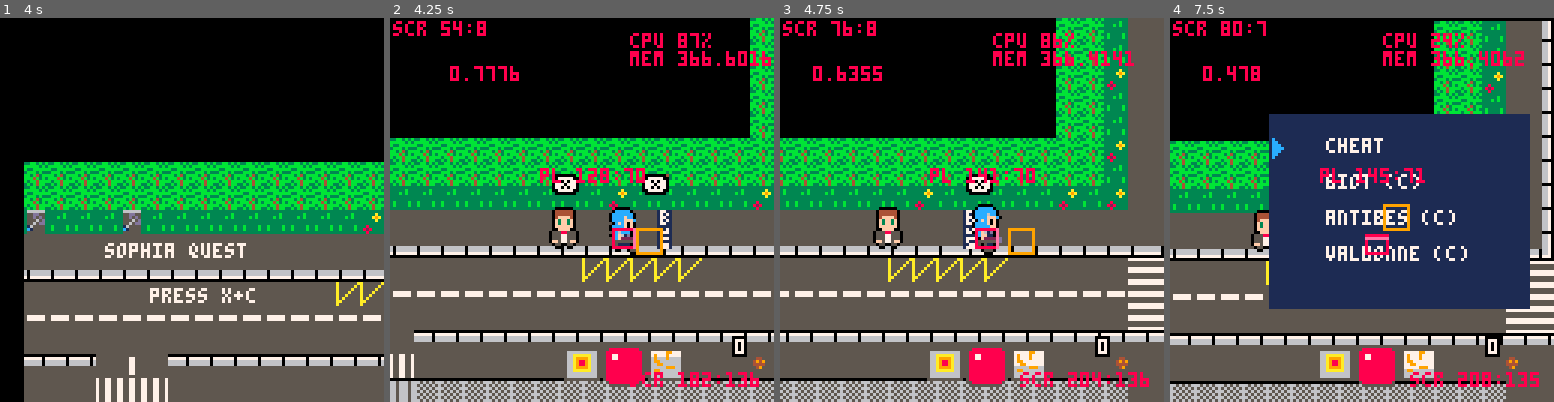
Above: before the commit, frames 1-4 (left to right).
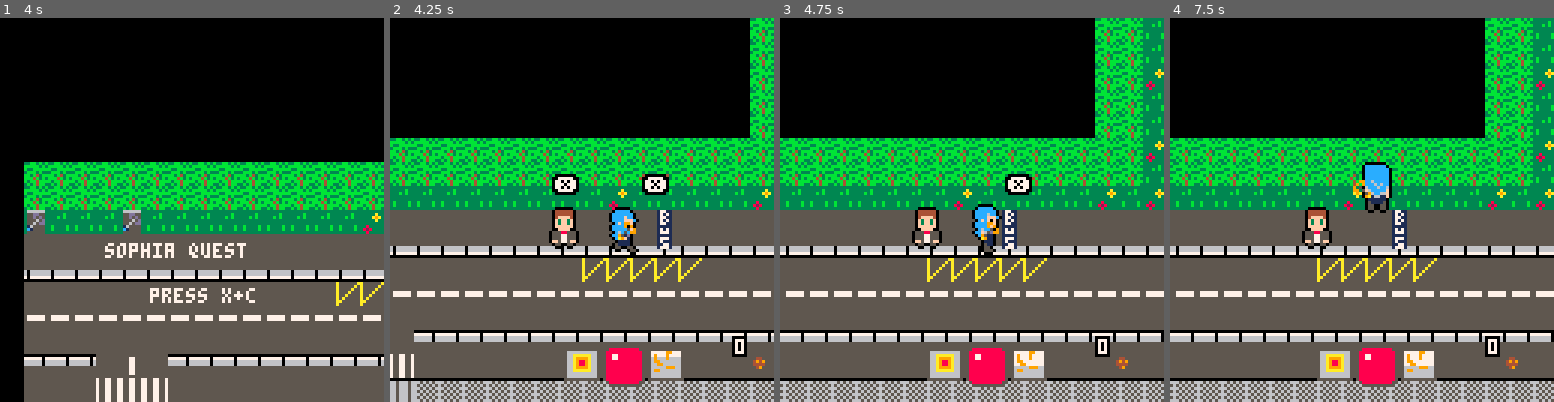
Above: after the commit, the same moments.

Repository: JasonHaenlin/pico-8-sophiaquest
Game: PICO-8 cartridge sophiaquest.p8
Same seed, same stepped clock (60 frames per second), same inputs: the game is played once before the commit and once after it.
Inputs:
- Up to frame 1 (4 s): tap X (X key) at 0.33, 1.07, 1.85, 2.97 s; tap O (Z key) at 0.7, 1.7, 2.1, 2.5, 2.9, 3.3, 3.7 s; hold Right 1.6-2.1 s; hold Up 2.15-2.42 s; hold Right 2.47-3.03 s; hold Left 3.08-3.58 s; hold Down 3.63-3.97 s
- Up to frame 2 (4.25 s): hold Right from 4.02 s (still down); tap X (X key) at 4.08 s; tap O (Z key) at 4.1 s
- Up to frame 3 (4.75 s): tap O (Z key) at 4.5 s; release Right at 4.68 s; hold Up from 4.73 s (still down)
- Up to frame 4 (7.5 s): tap O (Z key) every 0.4 s from 4.9 to 7.3 s; release Up at 5.03 s; hold Left 5.08-5.68 s; tap X (X key) at 5.2, 6.32, 7.43 s; hold Down 5.73-6.03 s; hold Right 6.08-6.58 s; hold Right 6.63-7.13 s; hold Up 7.18-7.45 s

Frame 1 is identical in both runs. In frame 2, 3.0% of the frame differs, in the area x 0-100%, y 0-97%; in frame 3, 29%; in frame 4, 55%, in the area x 0-100%, y 0-100%.

Commit message:
Revert "push"
This reverts commit 3c6ca52e9e15626fe24d08a8af94d426b82659ff.

Diff:
--- a/sophiaquest.p8
+++ b/sophiaquest.p8
@@ -14,12 +14,8 @@
 l_player, l_ennemy, l_boss = 50, 10, 150
 walk, stay = "walk", "stay"
 
-debug_enabled = true
-
 -- init
 function _init()
- debug_init()
-
  g_actors = {}
  g_dfx = {}
  g_weapons = {}
@@ -189,6 +185,9 @@
    elseif (tile == 134) then
     make_ennemies(x*8, y*8, 134)
     mset(x,y,mget(x-1,y))
+   elseif (tile == 140) then
+    make_ennemies(x*8, y*8, 140)
+    mset(x,y,mget(x-1,y))
    end
   end end
 end
@@ -285,7 +284,7 @@
  make_all_npc()
  make_all_tp()
  init_current_area(2)
- scan_ennemies()
+--  scan_ennemies()
  make_player(g_spawn.x, g_spawn.y, 128)
  make_items()
 end
@@ -445,7 +444,6 @@
     newdialog("laissez-moi vous expliquer le fonctionnement de cette ecole. ❎",trigger(200, trig_time)),
     newdialog("mais avant tout, voici le materiel dont vous aurez besoin pour votre parcours ❎",trigger(200, trig_time)),
     newdialog("tenez ! ❎",trigger(200, trig_time)),
-    -- todo add weapon
     newdialog("votre materiel est extremement precieux. ❎",trigger(200, trig_time)),
     newdialog("sans materiel vous ne pourrez jamais terminer vos etudes et realiser votre reve à sophia. ❎",trigger(200, trig_time)),
     newdialog("votre materiel constitue l�█▥outil principal de votre connaissance. ❎",trigger(200, trig_time)),
@@ -456,6 +454,7 @@
     newdialog("l'ordre que je vous conseil pour les stages est le suivant : d'abord capgemo qui se trouve a biot, puis leonardo energie a antibes et enfin thelas à valbonne. ❎",trigger(200, trig_time)),
     newdialog("vous devrez aller parler aux recruteurs de chacune de ces entreprises et passer leurs epreuves afin d'etre recrutee. ❎",trigger(200, trig_time)),
     newdialog("dans le campus, des etudiants et professeurs viendront vous aborder pour vous aider a prendre de l�█▥experience et tester vos connaissances. ❎",trigger(200, trig_time)),
+    newdialog("Et noublies pas de récupérer ton équipement sur le terminal à côté. ❎",trigger(200, trig_time)),
     newdialog("en cas de doute, durant votre parcours n'hesitez pas a revenir me voir et je vous repeterai tout cela. ❎",trigger(200, trig_time)),
    })
 
@@ -729,12 +728,34 @@
  end
 end
 
+function format_text(text)
+ local ftext = ""
+ local check = false
+ local offset = {x=0,y=0}
+	local g = false
+	for i=1, #text do
+		ftext = ftext..sub(text, i,i)
+		if (i%22 == 0 or g) then
+			g = true
+   if (sub(text, i,i) == " ") then
+    offset.y -= 2
+    ftext = ftext.. "\n"
+    check = true
+				g = false
+			end
+		end
+ end
+ if (check) offset.x = -22
+ return {text=ftext,ox=offset.x,oy=offset.y}
+end
+
 function make_dialog(self, di)
  local di = di or self.dialogs[self.line]
+ local t = format_text(di.text)
  local nd = {
-  x = self.x+(self.box.x2/4),
-  y = self.y-10,
-  text = di.text,
+  x = self.x+(self.box.x2/4) + t.ox,
+  y = self.y-10 + t.oy,
+  text = t.text,
   is_triggered = di.is_triggered,
   base_triggered = di.base_triggered,
   arg = di.arg,
@@ -828,8 +849,6 @@
 function controls_loot(self)
  local dist = distance(self)
  if (dist < 8) then
-  log(2, self.obj)
-  log(3, g_p.health)
   if(self.obj == "heal" and g_p.health < l_player) then
    g_p.health += 10
    if (g_p.health > l_player) g_p.health = l_player
@@ -1068,7 +1087,6 @@
  local y2 = max(a.box.y1 + a.y, a.y + y + oy)
  local sp1 = mget(get_tile(x1), get_tile(y1))
  local sp2 = mget(get_tile(x2), get_tile(y2))
- debug_front_matrix(a, x, y, ox, oy)
  if(is_limit_of_map(x1,y1) or is_limit_of_map(x2,y2)) return
 
  for b in all(g_actors) do
@@ -1076,9 +1094,8 @@
    return
   end
  end
- debug_collision_matrix(x1, y1, x2, y2)
-
- if (not fget(sp1, f_obst) and not fget(sp2, f_obst) or debug_enabled)  then
+
+ if (not fget(sp1, f_obst) and not fget(sp2, f_obst))  then
   a.x += x
   a.y += y
  end -- check obstacles on map
@@ -1326,7 +1343,7 @@
 function check_collisions(a, b, newx, newy)
  local newx = newx or 0
  local newy = newy or 0
- if(a == b or a.tag == b.tag or debug_enabled) return false
+ if(a == b or a.tag == b.tag) return false
  local box_a = get_box(a)
  local box_b = get_box(b)
  if (box_a.x1 + newx > box_b.x2 or
@@ -1592,8 +1609,6 @@
  draw_dfxs()
  draw_dialogs()
  draw_hud()
-
- debug()
 end
 
 -- update
@@ -1607,7 +1622,6 @@
 end
 
 function update_game()
-  log(1, rnd(1))
  if (#g_menus < 1) then
   controls_update()
   controls_collisions()
@@ -1702,79 +1716,6 @@
  {0, 5, 8, 8, 8, 8, 8, 8, 8, 8, 8, 8, 5, 0},
  {0, 0, 5, 5, 5, 5, 5, 5, 5, 5, 5, 5, 0, 0}
 }
-
--- debug
-
-function debug_init()
-  g_dbg = {"","","","","","","","","",""}
-  g_ft = {x1=0,y1=0,x2=0,y2=0}
-  g_cl = {x1=0,y1=0,x2=0,y2=0}
-end
-
-function debug()
- if (not debug_enabled) return
- debug_log(g_fp.x+10, g_fp.y+10)
- log_cpu_mem(g_fp.x+70, g_fp.y+5)
- display_hitbox_matrix()
- display_collision_matrix()
- display_front_matrix()
- display_scr_info()
-end
-
-function display_front_matrix()
- line(g_ft.x1, g_ft.y1, g_ft.x1, g_ft.y2, orange)
- line(g_ft.x1, g_ft.y1, g_ft.x2, g_ft.y1, orange)
- line(g_ft.x2, g_ft.y1, g_ft.x2, g_ft.y2, orange)
- line(g_ft.x2, g_ft.y2, g_ft.x1, g_ft.y2, orange)
-end
-
-function display_collision_matrix(params)
- line(g_cl.x1,g_cl.y1,g_cl.x2,g_cl.y2,pink)
-end
-
-function display_hitbox_matrix()
- local b = get_box(g_p)
- line(b.x1, b.y1, b.x1, b.y2, red)
- line(b.x1, b.y1, b.x2, b.y1, red)
- line(b.x2, b.y1, b.x2, b.y2, red)
- line(b.x2, b.y2, b.x1, b.y2, red)
-end
-
-function display_scr_info()
- print("scr "..flr(g_scr.x)..":"..flr(g_scr.y), g_scr.x+1, g_scr.y+1, red)
- print("scr "..flr(g_scr.x+128)..":"..flr(g_scr.y+128), g_scr.x+80, g_scr.y+118, red)
- print("pl "..flr(g_p.x)..":"..flr(g_p.y), g_scr.x+50, g_scr.y+50, red)
-end
-
-function debug_collision_matrix(x1, y1, x2, y2)
- if (not debug_enabled) return
-   g_cl = {x1=x1,y1=y1,x2=x2,y2=y2}
-end
-
-function debug_front_matrix(a, x, y, ox, oy)
- if (not debug_enabled) return
- g_ft.x1 = (a.x + x + ((ox - a.x%8 + (8*x))))
- g_ft.y1 = (a.y + y + ((oy - a.y%8 + (8*y))))
- g_ft.y2 = (a.y + y + oy + ((8 - a.y%8 + (8*y))))
- g_ft.x2 = (a.x + x + ox + ((8 - a.x%8 + (8*x))))
-end
-
-function log(tab,text)
- if (not debug_enabled) return
- if(tab < 0 or tab > #g_dbg) return
- g_dbg[tab] = text
-end
-
-function debug_log(x, y)
- for i=1,#g_dbg do
-  print(g_dbg[i], x, y+(6*i), red)
- end
-end
-
-function log_cpu_mem(x, y)
- print("cpu "..flr(stat(1)*100).."%", x, y, red)
- print("mem "..stat(0), x, y+6, red)
-end
 
 __gfx__
 000000007777777733bb3b3b517711550000000075577557a555555a000000000000000000000000000000000000000000000000000000000555555555555550
@@ -1825,14 +1766,14 @@
 07665555611711165555667004444440a0aaaaaaaaaaaa0a6222222620000002eeee999eceeeeeeceeeeeeeeeeeeeeeeeee7eeeeeec1ceeee5eeeeee56899865
 07665555661111665555000004444440aaaaaaaaaaaaaaaa626666262000000299eeeeeeeeeeeeeeeeeeeeeeeeeeeeeeee7e7eeeeec1ceeeeeee8eeee568865e
 07665555661111665555667004444440aaa0000000000aaa6266662620000002eeeeeeeeeeeeeeeeeeeeeeeeeeeeeeeeeeeeeeeeeec1ceeeeeee5eeeee5665ee
-07665555555555555555667070111106aa000000000000aa2222111166666666ee00eee5eeee1eeeeee8eeeeeeeeeeeeeeee4eeeeeee8eeeeeeeeeeeee888eee
-07665555555555555555667070111106aa000000000000aa2222111176666667ee0000e5eeec1eeeee828eeeeeeeeeeeeeede4eeeee88eeeeeeeeeeeee888eee
-07665555555555555555667070111106aa000000000000aa2222111177666677e00000e5eeec1eeeee48eeeeeeee8eeeeeedee4ee5555511eeee8eeeee8d8eee
-00005555555555555555667070111106aaa0000000000aaa2222111177766777e00000e5eeec1eeeeee4eeeeee55559eeeedee4ee5555511e5555a55ee8d8eee
-07666666606666666660667070111106aaaaaaaaaaaaaaaa2222111177766777ee000ee5eeec1eeeee4eeeeeeeddeeeeeeedee4eeeddeeeeeeddeaaeee8d8eee
-07666666606666666660667070111106aaaaaaaaaaaaaaaa2222111177666677eeeeeee5eeec1eeeeee4eeeeeedeeeeeeeede4eeeedeeeeeeedeeaaeeedddeee
-07777777707777777770777070111106566aaaaaaaaaa6652222111176666667ee22222deeeceeeeeee4eeeeeeeeeeeeeeee4eeeeeeeeeeeeeeeeeeeeeedeeee
-000000000000000000000000601111065566aaaaaaaa66552222111166666666555555ddeee5eeeeeee4eeeeeeeeeeeeeeeeeeeeeeeeeeeeeeeeeeeeeeedeeee
+07665555555555555555667070111106aa000000000000aa2222111166666666eeeeeeeeeeee1eeeeee8eeeeeeeeeeeeeeee4eeeeeee8eeeeeeeeeeeee888eee
+07665555555555555555667070111106aa000000000000aa2222111176666667eee99eeeeeec1eeeee828eeeeeeeeeeeeeede4eeeee88eeeeeeeeeeeee888eee
+07665555555555555555667070111106aa000000000000aa2222111177666677eee9e9eeeeec1eeeee48eeeeeeee8eeeeeedee4ee5555511eeee8eeeee8d8eee
+00005555555555555555667070111106aaa0000000000aaa2222111177766777eeee5e9eeeec1eeeeee4eeeeee55559eeeedee4ee5555511e5555a55ee8d8eee
+07666666606666666660667070111106aaaaaaaaaaaaaaaa2222111177766777eee5e99eeeec1eeeee4eeeeeeeddeeeeeeedee4eeeddeeeeeeddeaaeee8d8eee
+07666666606666666660667070111106aaaaaaaaaaaaaaaa2222111177666677e95eeeeeeeec1eeeeee4eeeeeedeeeeeeeede4eeeedeeeeeeedeeaaeeedddeee
+07777777707777777770777070111106566aaaaaaaaaa6652222111176666667ea9eeeeeeeeceeeeeee4eeeeeeeeeeeeeeee4eeeeeeeeeeeeeeeeeeeeeedeeee
+000000000000000000000000601111065566aaaaaaaa66552222111166666666eeeeeeeeeee5eeeeeee4eeeeeeeeeeeeeeeeeeeeeeeeeeeeeeeeeeeeeeedeeee
 555555551111111155555555622222265550055566666662ee0550ee6666667550222262000000000000000000000000666666660000000077077077eeeeeeee
 555555551111111165555556622222265550055566666662ee0550ee66666675502222620000000007777770077777706666666666666666777cc777eeeeeeee
 555555551111111166555566622222265550055566666662ee0550ee6666667550222262ffffffff0777777007077770666666666666666677cccc77eeeeeeee
Not shown, changed: Sophia Quest.docx
